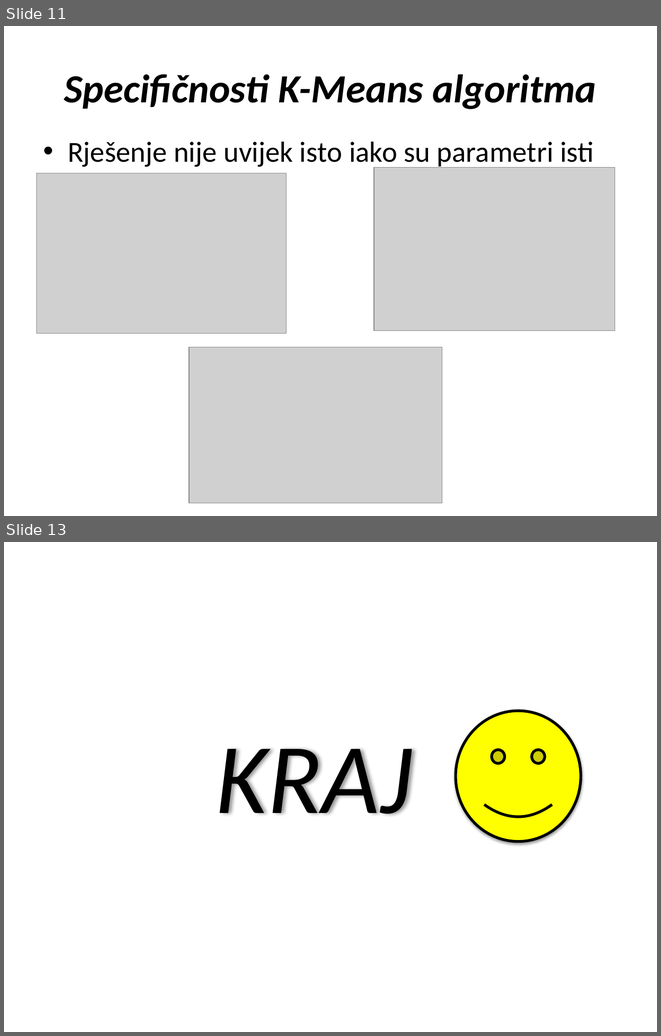
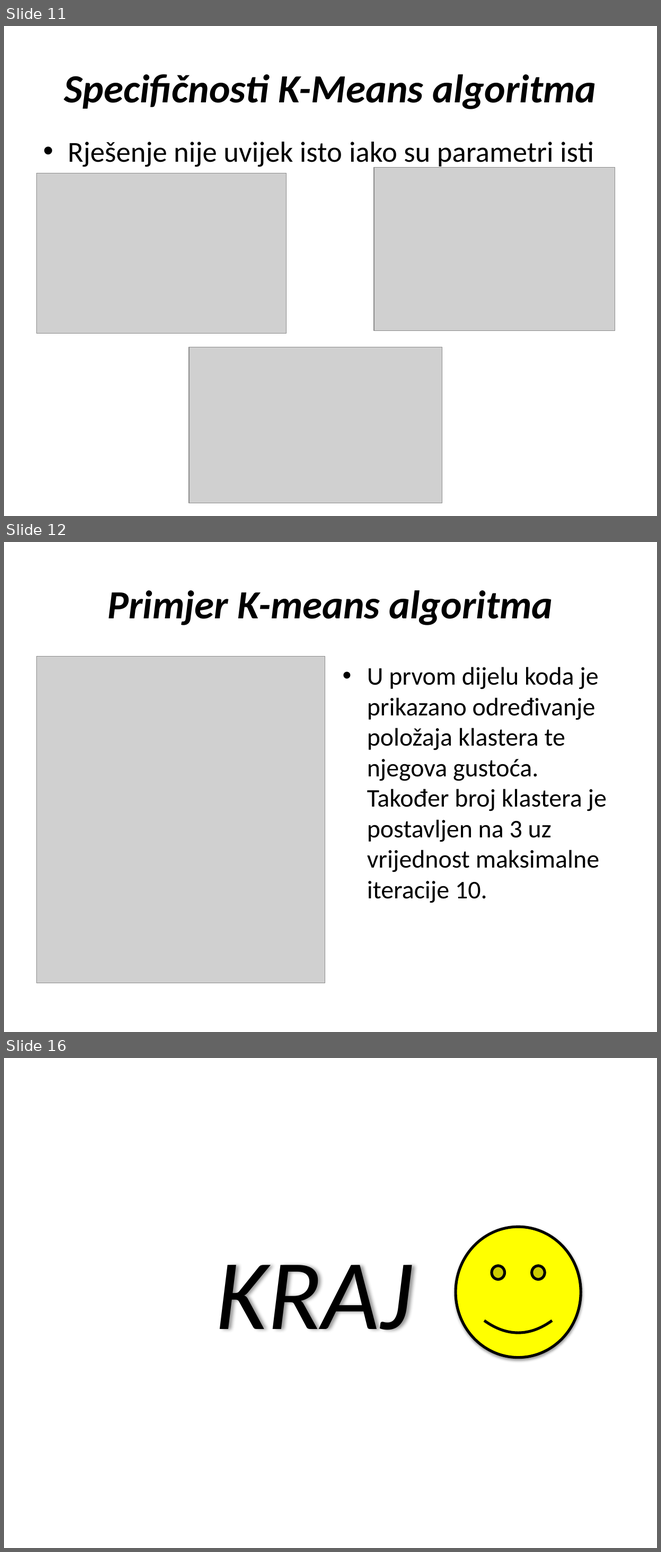
Before and after one commit to Duma91/Grupiranje_podataka_RUSU, a slide deck: Prezentacija/K-Means.pptx. Shown one above the other, each under a label of ours: slides 11 and 13 before the commit, slides 11, 12 and 16 after it; the slides between them are not shown. The pictures are 661x1036 and 661x1552 pixels, drawn with LibreOffice and Linux fonts; fonts in the diff are those of the drawing; grey boxes stand for pictures; background and template pictures are left out. Boxes give left, top, right and bottom in pixels: in the first picture for what was removed or moved away, otherwise in the second. Text is boxed around its words. In the diff, an @@ line names an element or a change of style, - is before the commit and + after.

```diff
--- a/Prezentacija/K-Means.pptx
+++ b/Prezentacija/K-Means.pptx
@@ slide 12 added at [4, 542, 657, 1032], background picture (left out) @@
@@ title added at [107, 590, 553, 625], 44 pt, text #000000, bold, italic @@
+Primjer K-means algoritma
@@ picture added at [37, 656, 325, 983] @@
@@ text added at [367, 667, 607, 903], 28 pt, text #000000 @@
+• U prvom dijelu koda je prikazano određivanje položaja klastera te njegova gustoća. Također broj klastera je postavljen na 3 uz vrijednost maksimalne iteracije 10.
@@ what was slide 13 is now slide 16 @@
```
Also in this commit, not shown: 2 slides changed, 3 other slides added, 1 slide removed.
